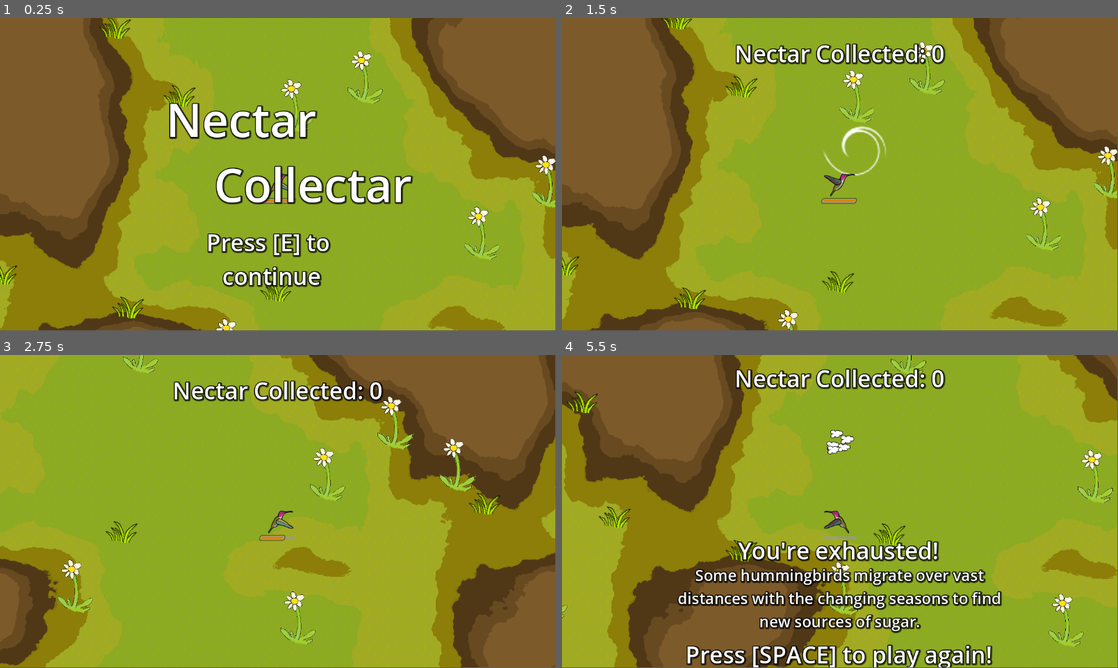
Above: before the commit, frames 1-4 (two rows, left to right).
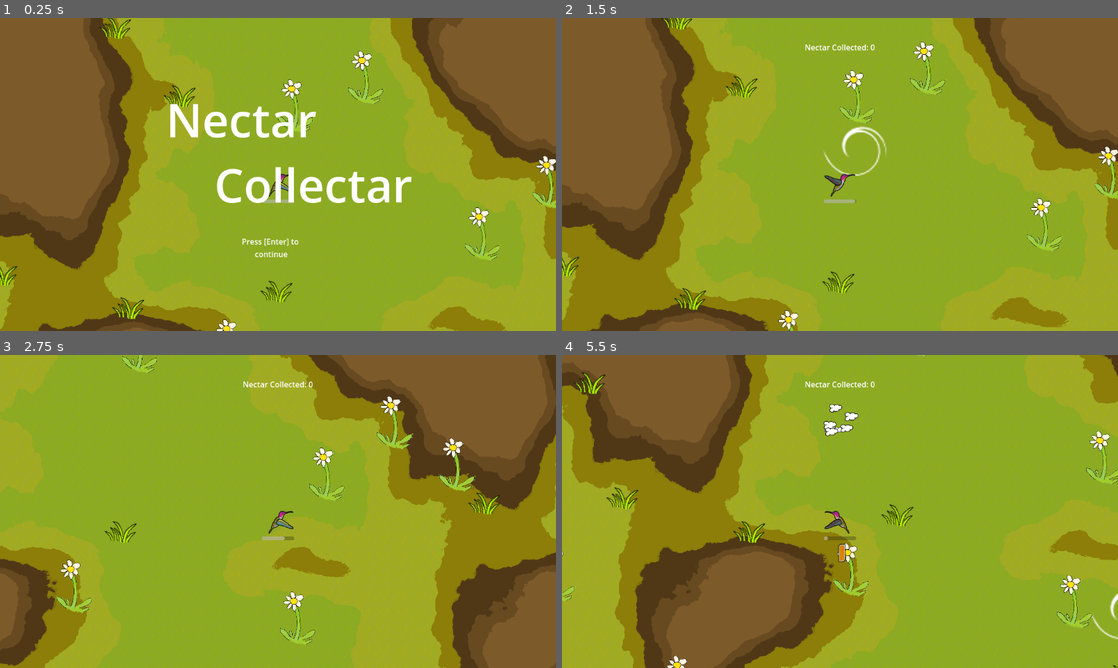
Above: after the commit, the same moments.

Repository: cbennetts1993/DropBearJam
Game: Godot game, scene res://main.tscn
Two runs of this game, one before a commit and one after it. Both use one fixed random seed, a clock stepped at 60 frames per second and the inputs below.
Inputs:
- Up to frame 1 (0.25 s): no input
- Up to frame 2 (1.5 s): tap E (input_accept) at 0.5, 1.35 s; hold D (input_right) 0.53-1.28 s; hold Space (action_dash) 0.53-1.28 s; hold S (input_down) from 1.28 s (still down)
- Up to frame 3 (2.75 s): release S (input_down) at 2.03 s; hold D (input_right) from 2.03 s (still down); hold Space (action_dash) from 2.03 s (still down)
- Up to frame 4 (5.5 s): release D (input_right) at 2.78 s; release Space (action_dash) at 2.78 s; hold W (input_up) 2.78-3.53 s; tap E (input_accept) at 2.85, 4.35 s; hold Space (action_dash) 3.53-4.28 s; hold A (input_left) 3.53-5.03 s; hold S (input_down) from 5.03 s (still down); hold Space (action_dash) from 5.03 s (still down)
In our replay, the window is 799x449 before the commit and 800x450 after it. These sizes can differ from the game's own. Grey fills any space a smaller window leaves; there, only what the larger window draws over its background counts as a difference.

The runs differ from the first frame. In frame 1, 5.7% of the frame differs, in the area x 0-100%, y 0-100%; in frame 2, 3.8%; in frame 3, 3.8%; in frame 4, 26%.

Commit message:
font changes and balancing tweaks

Diff:
--- a/main.tscn
+++ b/main.tscn
@@ -75,7 +75,7 @@
 offset_top = 432.0
 offset_right = 790.0
 offset_bottom = 519.0
-text = "Press [E] to
+text = "Press [Enter] to
 continue"
 horizontal_alignment = 1
 vertical_alignment = 1
@@ -237,7 +237,7 @@
 offset_top = 128.0
 offset_right = 234.0
 offset_bottom = 215.0
-text = "Press [E] to
+text = "Press [Enter] to
 play"
 horizontal_alignment = 1
 vertical_alignment = 1
@@ -249,7 +249,7 @@
 offset_right = 441.0
 offset_bottom = -66.798
 text = "Press and Hold
-[E]
+[Enter]
 to drink nectar"
 horizontal_alignment = 1
 vertical_alignment = 1
@@ -390,10 +390,10 @@
 anchor_top = 0.5
 anchor_right = 0.5
 anchor_bottom = 0.5
-offset_left = -296.0
-offset_top = 60.0
-offset_right = 291.0
-offset_bottom = 102.0
+offset_left = -295.0
+offset_top = -212.0
+offset_right = 292.0
+offset_bottom = -157.0
 grow_horizontal = 2
 grow_vertical = 2
 text = "You're exhausted!"
@@ -404,14 +404,14 @@
 anchors_preset = 15
 anchor_right = 1.0
 anchor_bottom = 1.0
-offset_left = 216.0
-offset_top = 416.0
-offset_right = -216.0
-offset_bottom = -55.0
-grow_horizontal = 2
-grow_vertical = 2
-theme = ExtResource("2_0xm2m")
-theme_override_font_sizes/font_size = 32
+offset_left = 288.0
+offset_top = 392.0
+offset_right = -288.0
+offset_bottom = -79.0
+grow_horizontal = 2
+grow_vertical = 2
+theme = ExtResource("2_0xm2m")
+theme_override_font_sizes/font_size = 26
 text = "Hummingbirds have a ball-socket joint in in their shoulder that lets them rotate their wings to hover, fly backwards or even upside down!"
 horizontal_alignment = 1
 vertical_alignment = 1
@@ -429,6 +429,7 @@
 stream = SubResource("AudioStreamPlaylist_lquwl")
 volume_db = -8.0
 autoplay = true
+playback_type = 1
 
 [connection signal="set_visible" from="GameState/Title" to="GameState/Title/CanvasLayer" method="set_visible"]
 [connection signal="accept_pressed" from="GameState/Title/InputComponent" to="GameState/Title" method="push_next_state"]
--- a/media/ui/main_theme.tres
+++ b/media/ui/main_theme.tres
@@ -1,7 +1,6 @@
 [gd_resource type="Theme" load_steps=7 format=3 uid="uid://h1rfd3imtftp"]
 
-[sub_resource type="SystemFont" id="SystemFont_hrqnj"]
-font_names = PackedStringArray("Ink Free")
+[ext_resource type="FontFile" uid="uid://cx6q3tqah27y4" path="res://assets/fonts/CrayonLibre.otf" id="1_36fs5"]
 
 [sub_resource type="SystemFont" id="SystemFont_36fs5"]
 font_names = PackedStringArray("Ink Free")
@@ -38,7 +37,7 @@
 Label/constants/shadow_offset_y = 1
 Label/constants/shadow_outline_size = 12
 Label/font_sizes/font_size = 48
-Label/fonts/font = SubResource("SystemFont_hrqnj")
+Label/fonts/font = ExtResource("1_36fs5")
 LineEdit/font_sizes/font_size = 32
 LineEdit/fonts/font = SubResource("SystemFont_36fs5")
 LineEdit/styles/focus = SubResource("StyleBoxEmpty_r0f1a")
--- a/media/units/flower.tscn
+++ b/media/units/flower.tscn
@@ -12,7 +12,7 @@
 [ext_resource type="Script" uid="uid://3j1rbxxjdf6o" path="res://scripts/HitShapes/HitShape.gd" id="10_vo4d1"]
 
 [sub_resource type="CircleShape2D" id="CircleShape2D_s5q1b"]
-radius = 12.0
+radius = 48.3735
 
 [sub_resource type="Resource" id="Resource_vo4d1"]
 script = ExtResource("5_7fou5")
@@ -23,19 +23,19 @@
 [sub_resource type="Resource" id="Resource_qbbiy"]
 resource_local_to_scene = true
 script = ExtResource("6_xwccp")
-default_value = 20.0
+default_value = 60.0
 maximum = SubResource("Resource_vo4d1")
 name = &""
 metadata/_custom_type_script = "uid://iohtvkpav0ij"
 
 [sub_resource type="Resource" id="Resource_7m17i"]
 script = ExtResource("7_xwccp")
-default_value = 100.0
+default_value = 60.0
 name = &""
 metadata/_custom_type_script = "uid://cl1or65s65117"
 
 [sub_resource type="CircleShape2D" id="CircleShape2D_qbbiy"]
-radius = 116.108
+radius = 169.003
 
 [sub_resource type="StyleBoxFlat" id="StyleBoxFlat_gqw2k"]
 bg_color = Color(0.305882, 0.305882, 0.305882, 0.564706)
@@ -63,6 +63,7 @@
 metadata/_custom_type_script = "uid://iohtvkpav0ij"
 
 [node name="Flower" type="CharacterBody2D" node_paths=PackedStringArray("stat_component", "interactable_component") groups=["Flower"]]
+collision_layer = 8
 collision_mask = 0
 script = ExtResource("1_henjs")
 stat_component = NodePath("Components/StatComponent")
--- a/media/units/player.tscn
+++ b/media/units/player.tscn
@@ -36,7 +36,7 @@
 
 [sub_resource type="Resource" id="Resource_dgh3x"]
 script = ExtResource("11_rhrot")
-default_value = 25.0
+default_value = 22.0
 name = &"Energy Decay"
 metadata/_custom_type_script = "uid://cl1or65s65117"
 
@@ -105,7 +105,7 @@
 }
 
 [sub_resource type="CircleShape2D" id="CircleShape2D_igyni"]
-radius = 56.0
+radius = 108.0
 
 [sub_resource type="Resource" id="Resource_igyni"]
 script = ExtResource("10_eof25")
@@ -190,7 +190,6 @@
 }
 
 [node name="InteractionComponent2D" type="Area2D" parent="."]
-visible = false
 position = Vector2(0, -64)
 collision_layer = 0
 collision_mask = 4
--- a/project.godot
+++ b/project.godot
@@ -15,10 +15,23 @@
 config/features=PackedStringArray("4.4", "GL Compatibility")
 config/icon="res://icon.svg"
 
+[audio]
+
+general/default_playback_type.web=0
+
 [autoload]
 
 GameData="*res://scripts/globals/game_data.gd"
 LevelManager="*res://scripts/Level/level_manager.tscn"
+SilentWolf="*res://addons/silent_wolf/SilentWolf.gd"
+
+[display]
+
+window/stretch/mode="viewport"
+
+[editor_plugins]
+
+enabled=PackedStringArray("res://addons/silent_wolf/plugin.cfg")
 
 [global_group]
 
@@ -74,6 +87,7 @@
 2d_physics/layer_1="World"
 2d_physics/layer_2="Player"
 2d_physics/layer_3="Interactables"
+2d_physics/layer_4="flowers"
 
 [rendering]
 
--- a/scripts/Interactables/interaction_component.gd
+++ b/scripts/Interactables/interaction_component.gd
@@ -26,9 +26,12 @@
 func _ready():
 	self.area_entered.connect(register)
 	self.area_exited.connect(deregister)
-	timer = Timer.new()
-	timer.start(0.1)
+	#timer = Timer.new()
+	#timer.start(0.1)
 
+
+func _process(delta: float) -> void:
+	_sort_by_distance()
 
 
 func _sort_by_distance():
@@ -37,7 +40,7 @@
 
 	var distance_sort = func( a: InteractableComponent, b: InteractableComponent ):
 		return global_position.distance_to(a.global_position) \
-				>= global_position.distance_to(b.global_position)
+				< global_position.distance_to(b.global_position)
 	registry.sort_custom(distance_sort)
 
 	priority_interactable = registry.front()
--- a/scripts/Level/level_manager.tscn
+++ b/scripts/Level/level_manager.tscn
@@ -1,138 +1,16 @@
-[gd_scene load_steps=10 format=3 uid="uid://by3elnh0570ij"]
+[gd_scene load_steps=6 format=3 uid="uid://by3elnh0570ij"]
 
 [ext_resource type="Script" uid="uid://blq2bx4vkxgja" path="res://scripts/Level/level_manager.gd" id="1_on4cp"]
 [ext_resource type="Script" uid="uid://6isrbwfx3es0" path="res://scripts/Level/spawn_manager.gd" id="2_6dnm6"]
 [ext_resource type="PackedScene" uid="uid://xs3l4351642b" path="res://media/units/flower.tscn" id="3_t4afp"]
 [ext_resource type="PackedScene" uid="uid://b6kwyobuvhdaf" path="res://media/particles/grass.tscn" id="4_fc1g6"]
 [ext_resource type="Texture2D" uid="uid://f5gmtv20hpbu" path="res://media/world/world_terrain_noise.tres" id="5_02vmc"]
-[ext_resource type="Texture2D" uid="uid://bv8vkg18xywvy" path="res://assets/sprites/grass_tiles.png" id="6_pov3v"]
-[ext_resource type="Script" uid="uid://cyrlwr61ul8yt" path="res://scripts/Level/tile_manager.gd" id="7_5p7wd"]
 
-[sub_resource type="TileSetAtlasSource" id="TileSetAtlasSource_s60hn"]
-resource_name = "Grass"
-texture = ExtResource("6_pov3v")
-texture_region_size = Vector2i(64, 64)
-0:0/0 = 0
-0:0/0/terrain_set = 0
-0:0/0/terrain = 0
-0:0/0/terrains_peering_bit/right_side = 0
-0:0/0/terrains_peering_bit/bottom_right_corner = 0
-0:0/0/terrains_peering_bit/bottom_side = 0
-1:1/0 = 0
-1:1/0/terrain_set = 0
-1:1/0/terrain = 0
-1:1/0/terrains_peering_bit/right_side = 0
-1:1/0/terrains_peering_bit/bottom_right_corner = 0
-1:1/0/terrains_peering_bit/bottom_side = 0
-1:1/0/terrains_peering_bit/bottom_left_corner = 0
-1:1/0/terrains_peering_bit/left_side = 0
-1:1/0/terrains_peering_bit/top_left_corner = 0
-1:1/0/terrains_peering_bit/top_side = 0
-1:1/0/terrains_peering_bit/top_right_corner = 0
-2:1/0 = 0
-2:1/0/terrain_set = 0
-2:1/0/terrain = 0
-2:1/0/terrains_peering_bit/bottom_side = 0
-2:1/0/terrains_peering_bit/bottom_left_corner = 0
-2:1/0/terrains_peering_bit/left_side = 0
-2:1/0/terrains_peering_bit/top_left_corner = 0
-2:1/0/terrains_peering_bit/top_side = 0
-2:2/0 = 0
-2:2/0/terrain_set = 0
-2:2/0/terrain = 0
-2:2/0/terrains_peering_bit/left_side = 0
-2:2/0/terrains_peering_bit/top_left_corner = 0
-2:2/0/terrains_peering_bit/top_side = 0
-1:0/0 = 0
-1:0/0/terrain_set = 0
-1:0/0/terrain = 0
-1:0/0/terrains_peering_bit/right_side = 0
-1:0/0/terrains_peering_bit/bottom_right_corner = 0
-1:0/0/terrains_peering_bit/bottom_side = 0
-1:0/0/terrains_peering_bit/bottom_left_corner = 0
-1:0/0/terrains_peering_bit/left_side = 0
-2:0/0 = 0
-2:0/0/terrain_set = 0
-2:0/0/terrain = 0
-2:0/0/terrains_peering_bit/bottom_side = 0
-2:0/0/terrains_peering_bit/bottom_left_corner = 0
-2:0/0/terrains_peering_bit/left_side = 0
-0:1/0 = 0
-0:1/0/terrain_set = 0
-0:1/0/terrain = 0
-0:1/0/terrains_peering_bit/right_side = 0
-0:1/0/terrains_peering_bit/bottom_right_corner = 0
-0:1/0/terrains_peering_bit/bottom_side = 0
-0:1/0/terrains_peering_bit/top_side = 0
-0:1/0/terrains_peering_bit/top_right_corner = 0
-1:2/0 = 0
-1:2/0/terrain_set = 0
-1:2/0/terrain = 0
-1:2/0/terrains_peering_bit/right_side = 0
-1:2/0/terrains_peering_bit/left_side = 0
-1:2/0/terrains_peering_bit/top_left_corner = 0
-1:2/0/terrains_peering_bit/top_side = 0
-1:2/0/terrains_peering_bit/top_right_corner = 0
-0:2/0 = 0
-0:2/0/terrain_set = 0
-0:2/0/terrain = 0
-0:2/0/terrains_peering_bit/right_side = 0
-0:2/0/terrains_peering_bit/top_side = 0
-0:2/0/terrains_peering_bit/top_right_corner = 0
-3:2/0 = 0
-3:2/0/terrain_set = 0
-3:2/0/terrain = 0
-3:2/0/terrains_peering_bit/right_side = 0
-3:2/0/terrains_peering_bit/bottom_right_corner = 0
-3:2/0/terrains_peering_bit/bottom_side = 0
-3:2/0/terrains_peering_bit/left_side = 0
-3:2/0/terrains_peering_bit/top_left_corner = 0
-3:2/0/terrains_peering_bit/top_side = 0
-3:2/0/terrains_peering_bit/top_right_corner = 0
-4:2/0 = 0
-4:2/0/terrain_set = 0
-4:2/0/terrain = 0
-4:2/0/terrains_peering_bit/right_side = 0
-4:2/0/terrains_peering_bit/bottom_side = 0
-4:2/0/terrains_peering_bit/bottom_left_corner = 0
-4:2/0/terrains_peering_bit/left_side = 0
-4:2/0/terrains_peering_bit/top_left_corner = 0
-4:2/0/terrains_peering_bit/top_side = 0
-4:2/0/terrains_peering_bit/top_right_corner = 0
-4:1/0 = 0
-4:1/0/terrain_set = 0
-4:1/0/terrain = 0
-4:1/0/terrains_peering_bit/right_side = 0
-4:1/0/terrains_peering_bit/bottom_right_corner = 0
-4:1/0/terrains_peering_bit/bottom_side = 0
-4:1/0/terrains_peering_bit/bottom_left_corner = 0
-4:1/0/terrains_peering_bit/left_side = 0
-4:1/0/terrains_peering_bit/top_left_corner = 0
-4:1/0/terrains_peering_bit/top_side = 0
-3:1/0 = 0
-3:1/0/terrain_set = 0
-3:1/0/terrain = 0
-3:1/0/terrains_peering_bit/right_side = 0
-3:1/0/terrains_peering_bit/bottom_right_corner = 0
-3:1/0/terrains_peering_bit/bottom_side = 0
-3:1/0/terrains_peering_bit/bottom_left_corner = 0
-3:1/0/terrains_peering_bit/left_side = 0
-3:1/0/terrains_peering_bit/top_side = 0
-3:1/0/terrains_peering_bit/top_right_corner = 0
-
-[sub_resource type="TileSet" id="TileSet_ftccg"]
-tile_size = Vector2i(64, 64)
-terrain_set_0/mode = 0
-terrain_set_0/terrain_0/name = "Terrain 0"
-terrain_set_0/terrain_0/color = Color(0.5, 0.34375, 0.25, 1)
-sources/0 = SubResource("TileSetAtlasSource_s60hn")
-
-[node name="ChunkManager" type="Node" node_paths=PackedStringArray("spawn_manager", "tile_manager")]
+[node name="ChunkManager" type="Node" node_paths=PackedStringArray("spawn_manager")]
 script = ExtResource("1_on4cp")
 chunk_size = Vector2i(512, 512)
 render_distance = 3
 spawn_manager = NodePath("SpawnManager")
-tile_manager = NodePath("TileMapLayer")
 
 [node name="Timer" type="Timer" parent="."]
 wait_time = 0.1
@@ -144,12 +22,4 @@
 pool_size = 400
 noise_test = ExtResource("5_02vmc")
 
-[node name="TileMapLayer" type="TileMapLayer" parent="."]
-visible = false
-z_index = -1
-position = Vector2(8, 0)
-tile_set = SubResource("TileSet_ftccg")
-script = ExtResource("7_5p7wd")
-noise = ExtResource("5_02vmc")
-
 [connection signal="timeout" from="Timer" to="." method="_on_timer_timeout"]
--- a/scripts/Level/spawn_manager.gd
+++ b/scripts/Level/spawn_manager.gd
@@ -30,7 +30,7 @@
 
 func get_spawn_positions(rect: Rect2i, noise: NoiseTexture2D = noise_test, density: float = 0.002) -> Array[Vector2]:
 
-	var max_samples: int = 40
+	var max_samples: int = 48
 	var spawn_points: Array[Vector2]
 	var max_spawns: int = density * rect.size.length()
 
Not shown, added: export_presets.cfg
Not shown, changed: .gitignore
